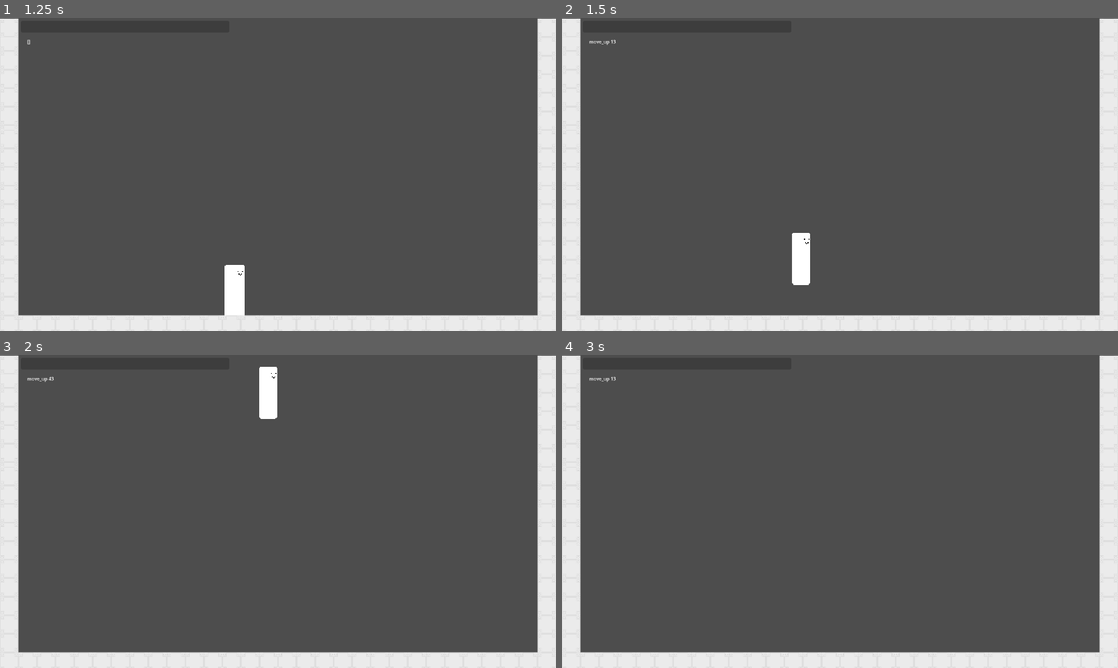
Above: before the commit, frames 1-4 (two rows, left to right).
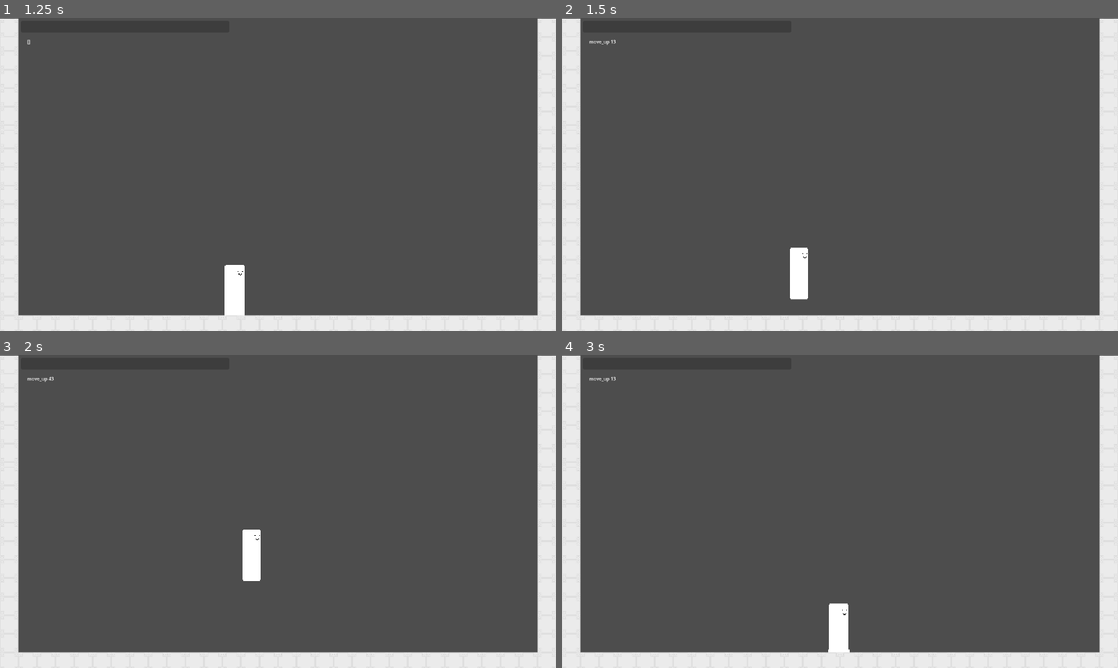
Above: after the commit, the same moments.

Repository: Mysteria0/To-Be-Name-Fighting-Game
Game: Godot game, scene res://menu.tscn
The game is run twice, just before and just after one commit, with the same random seed, the same clock (stepped at 60 frames per second) and the same inputs.
Inputs:
- Up to frame 1 (1.25 s): click "Start" at 0.5 s
- Up to frame 2 (1.5 s): tap Enter at 1.25 s; hold D (move_right) from 1.28 s (still down); hold W (move_up) from 1.28 s (still down)
- Up to frame 3 (2 s): keep holding D (move_right); keep holding W (move_up)
- Up to frame 4 (3 s): release W (move_up) at 2.03 s; tap U (action_a) at 2.1 s; tap W (move_up) at 2.27, 2.3, 2.57 s; release D (move_right) at 2.78 s; hold A (move_left) from 2.78 s (still down); hold W (move_up) from 2.78 s (still down); tap I (action_b) at 2.85 s

Frame 1 is identical in both runs. In frame 2, 0.4% of the frame differs, in the area x 41-45%, y 68-90%; in frame 3, 1.1%, in the area x 43-50%, y 3-73%; in frame 4, 0.6%.
Error before the commit: Parse Error: Identifier "MoveController" not declared in the current scope. (res://Scripts/State)

Commit message:
Before lunch commit

Diff:
--- a/Player.tscn
+++ b/Player.tscn
@@ -195,3 +195,4 @@
 
 [connection signal="animation_finished" from="Sprites" to="state_machine/Tsurugi Jump" method="_on_sprites_animation_finished"]
 [connection signal="animation_finished" from="Sprites" to="state_machine/Tsurugi Landing" method="_on_sprites_animation_finished"]
+[connection signal="MovementInput" from="InputReader" to="state_machine" method="_on_input_reader_movement_input"]
--- a/Scripts/Input Reader/input_reader.gd
+++ b/Scripts/Input Reader/input_reader.gd
@@ -5,6 +5,7 @@
 @export var NormalsList : Array[Array]
 @export var SpecialsList : Array[Array]
 
+signal MovementInput(Input_key : String)
 
 var validMotionInputs = ['move_left','move_right','move_down','move_up','move_leftdown']
 var validAttackInputs = ['action_a','action_b','action_c','action_d']
@@ -46,9 +47,11 @@
 		if Input.is_action_pressed(currentMotionInput):
 			holdtime += 1
 			RecentMotionInputs[-1][1] = clamp(holdtime,1,999)
+			MovementInput.emit(str(currentMotionInput))
 		if Input.is_action_just_released(currentMotionInput):
 			currentMotionInput = 'Neutral'
 			holdtime = 1
+			MovementInput.emit("Nothing")
 	else:
 		holdtime += 1
 	holdtime = clamp(holdtime,1,999)
--- a/Scripts/State Machine/Movement.gd
+++ b/Scripts/State Machine/Movement.gd
@@ -6,13 +6,13 @@
 
 @export var parent : CharacterBody2D
 
-func Move_Character(input : String, override = 0) -> void:
+func Move_Character(input : String, delta : float, override : int = 0) -> void:
 	if input == 'move_up':
-		parent.velocity.y -= 700 if override == 0 else override
+		parent.velocity.y = -700 * delta if override == 0 else override * delta
 	elif input == 'move_left':
-		parent.velocity.x = -PerPXBackwardSpeed if override == 0 else -override
+		parent.velocity.x = -PerPXBackwardSpeed * delta if override == 0 else -override * delta
 	elif input == 'move_right':
-		parent.velocity.x = PerPXForwardSpeed if override == 0 else override
+		parent.velocity.x = PerPXForwardSpeed * delta if override == 0 else override * delta
 	else:
-		parent.velocity.y += PerPXGravity if override == 0 else override
+		parent.velocity.y += PerPXGravity * delta if override == 0 else override * delta
 	parent.move_and_slide()
--- a/Scripts/State Machine/Tsurugi States/tsurugi_falling.gd
+++ b/Scripts/State Machine/Tsurugi States/tsurugi_falling.gd
@@ -7,7 +7,7 @@
 
 
 func process_physics(delta: float) -> State:
-	MoveController.Move_Character("Null",0)
+	%MovementCode.Move_Character("Null",delta,0)
 	if parent.is_on_floor():
 		return landing_state
 	return null
--- a/Scripts/State Machine/Tsurugi States/tsurugi_idle.gd
+++ b/Scripts/State Machine/Tsurugi States/tsurugi_idle.gd
@@ -5,10 +5,6 @@
 @export var move_state : State
 @export var crouching_state : State
 
-
-
-func _ready() -> void:
-	pass
 
 
 func enter() -> void:
@@ -26,8 +22,7 @@
 
 
 func process_physics(delta: float) -> State:
-	parent.velocity.y += 980*delta
-	parent.move_and_slide()
+	%MovementCode.Move_Character("Null",0)
 	if !parent.is_on_floor():
 		return fall_state
 	return null
--- a/Scripts/State Machine/Tsurugi States/tsurugi_moving.gd
+++ b/Scripts/State Machine/Tsurugi States/tsurugi_moving.gd
@@ -7,26 +7,17 @@
 
 func enter() -> void:
 	super()
-	if Input.is_action_pressed('move_left'):
-		parent.velocity.x = -50
-	elif Input.is_action_pressed('move_right'):
-		parent.velocity.x = 65
+	%MovementCode.Move_Character(Current_Motion,1,0)
 
 func process_input(_event: InputEvent) -> State:
 	if Input.is_action_just_pressed('move_up') and parent.is_on_floor():
 		return jump_state
 	if Input.is_action_pressed('move_down') and parent.is_on_floor():
 		return crouching_state
-	if Input.is_action_pressed('move_left'):
-		parent.velocity.x = -50
-	elif Input.is_action_pressed('move_right'):
-		parent.velocity.x = 65
-	else:
-		return idle_state
-	parent.move_and_slide()
+	#if !Input.is_action_pressed('move_left') or !Input.is_action_pressed('move_right'):
+		#return idle_state
 	return null
 
 func process_physics(delta: float) -> State:
-	parent.velocity.y += 980*delta
-	parent.move_and_slide()
+	%MovementCode.Move_Character(Current_Motion,delta,0)
 	return null
--- a/Scripts/State Machine/state_machine.gd
+++ b/Scripts/State Machine/state_machine.gd
@@ -33,3 +33,8 @@
 	var new_state = current_state.process_frame(delta)
 	if new_state:
 		change_state(new_state)
+
+
+func _on_input_reader_movement_input(Input_key: String) -> void:
+	Current_Motion = Input_key
+	print(Current_Motion)
